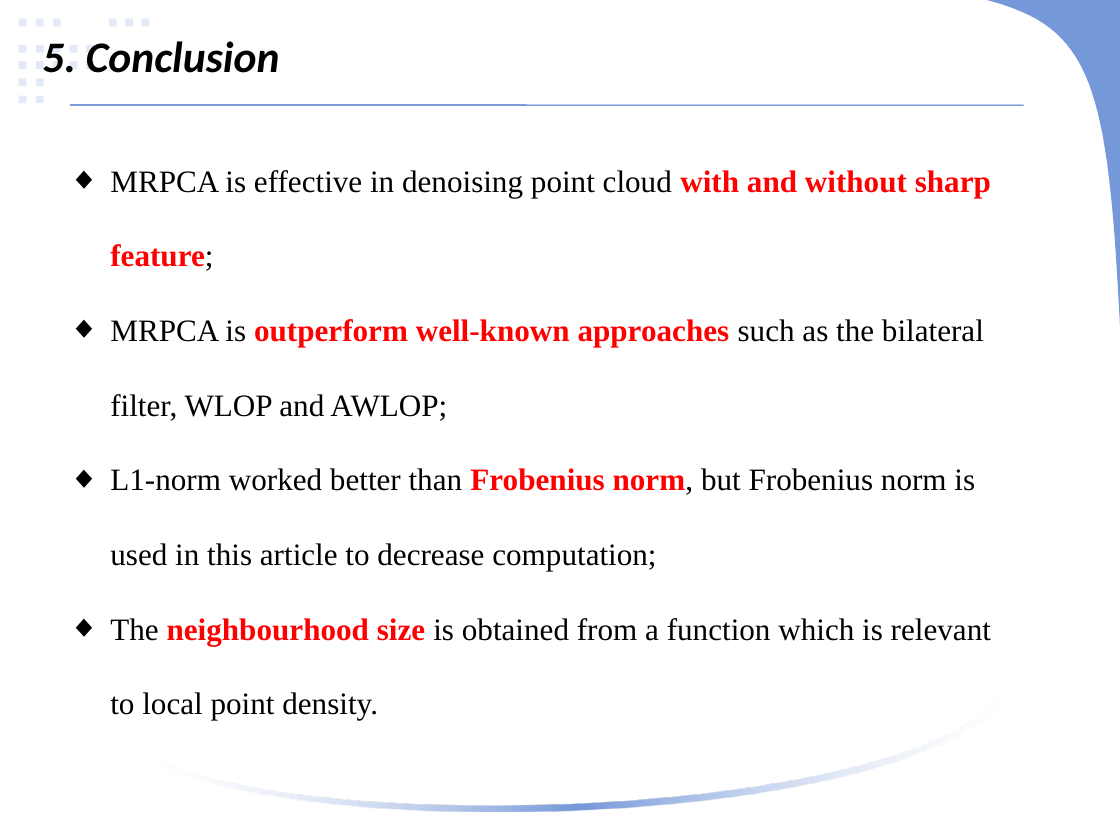
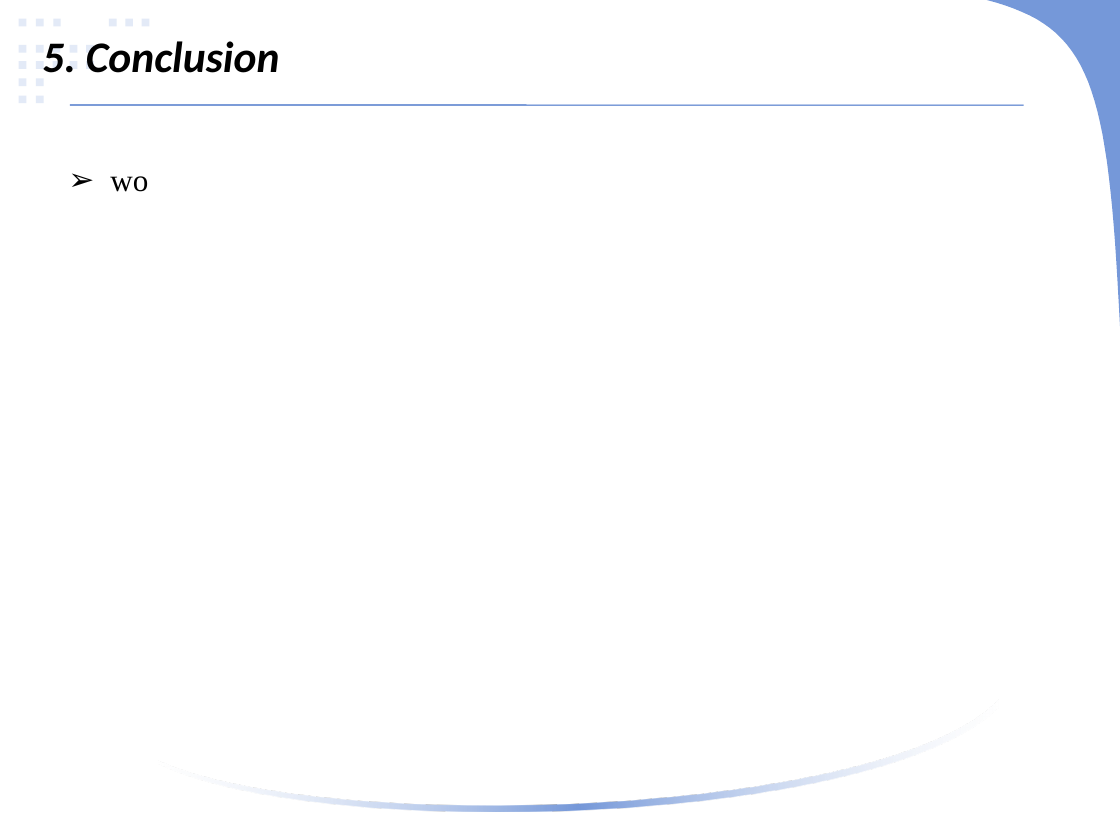
Before and after one commit to linlinge/monday-speech, a slide deck: slide 21 of 2019.03.25 ICCV 2015, Optimizing the Viewing Graph for Structure-from-Motion.pptx (slide 19 before the commit). Drawn at 1120x840 pixels with LibreOffice and Linux fonts; fonts in the diff are those of the drawing. Boxes give left, top, right and bottom in pixels: in the first picture for what was removed or moved away, otherwise in the second. Text is boxed around its words. In the diff, an @@ line names an element or a change of style, - is before the commit and + after.

```diff
--- a/2019.03.25 ICCV 2015, Optimizing the Viewing Graph for Structure-from-Motion.pptx
+++ b/2019.03.25 ICCV 2015, Optimizing the Viewing Graph for Structure-from-Motion.pptx
@@ text removed at (x1=110, y1=170, x2=991, y2=720) @@
-◆ MRPCA is effective in denoising point cloud with and without sharp feature;
-◆ MRPCA is outperform well-known approaches such as the bilateral filter, WLOP and AWLOP;
-◆ L1-norm worked better than Frobenius norm, but Frobenius norm is used in this article to decrease computation;
-◆ The neighbourhood size is obtained from a function which is relevant to local point density.
@@ text added at (x1=110, y1=176, x2=148, y2=192), 20 pt, text #000000 @@
+➢ wo
```
Also in this commit, not shown: 5 other slides changed, 14 slides added, 12 slides removed, 6 other files.
